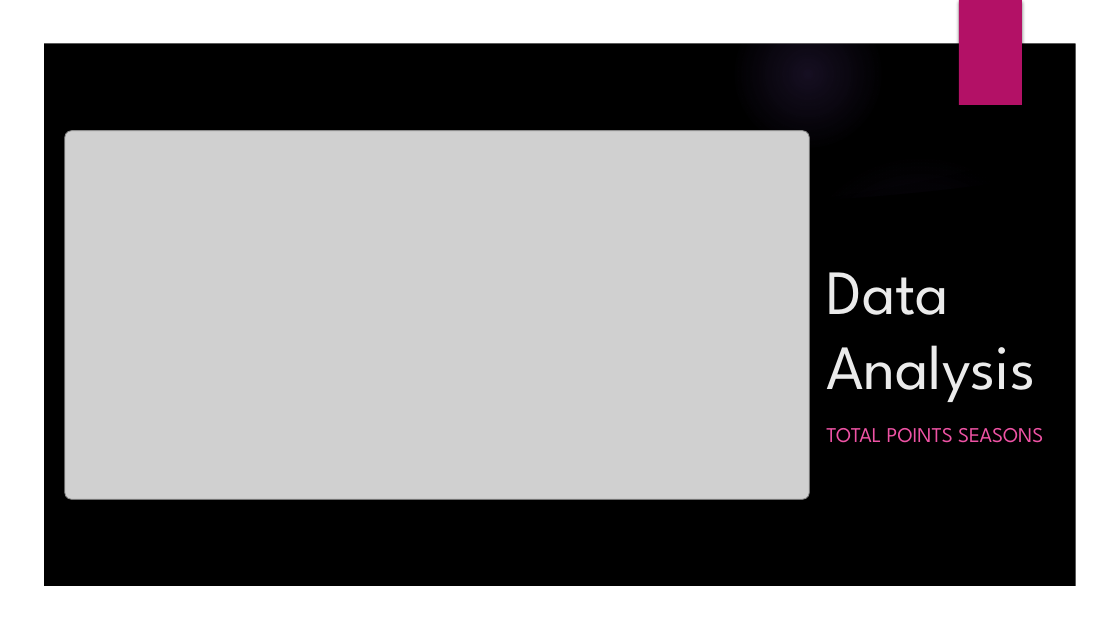
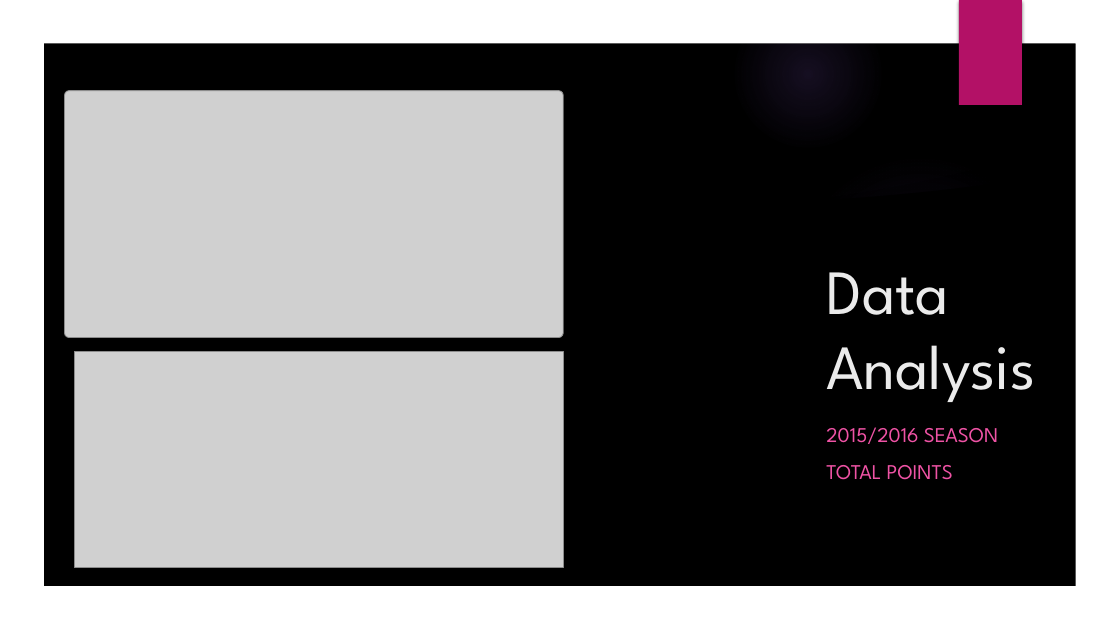
Before and after one commit to ethomps33/Premier_League_Sports_Analysis, a slide deck: slide 5 of Presentation/Project 1 Presentation.pptx. Drawn at 1120x630 pixels with LibreOffice and Linux fonts; fonts in the diff are those of the drawing; grey boxes stand for pictures; background and template pictures are left out. Boxes give left, top, right and bottom in pixels: in the first picture for what was removed or moved away, otherwise in the second. Text is boxed around its words. In the diff, an @@ line names an element or a change of style, - is before the commit and + after.

```diff
--- a/Presentation/Project 1 Presentation.pptx
+++ b/Presentation/Project 1 Presentation.pptx
@@ picture: place and size @@
-picture at <box>65,131,809,500</box>
+picture at <box>65,91,564,338</box>
@@ picture added at <box>75,351,564,568</box> @@
@@ text at <box>826,427,998,480</box>: text changed @@
-TOTAL POINTS SEASONS
+2015/2016 SEASON
+TOTAL POINTS
```
Also in this commit, not shown: 13 other slides changed, 8 slides added, 12 other files.
